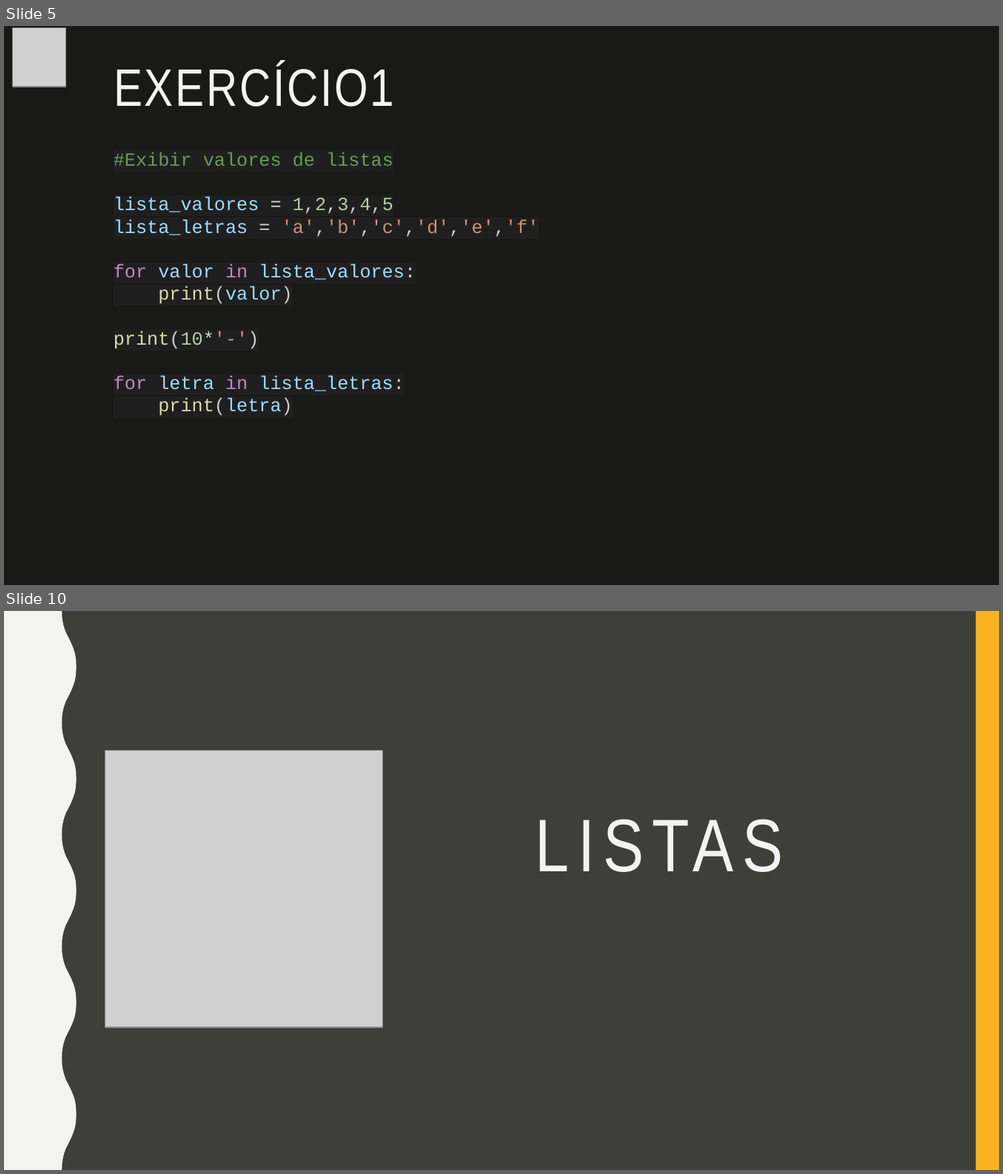
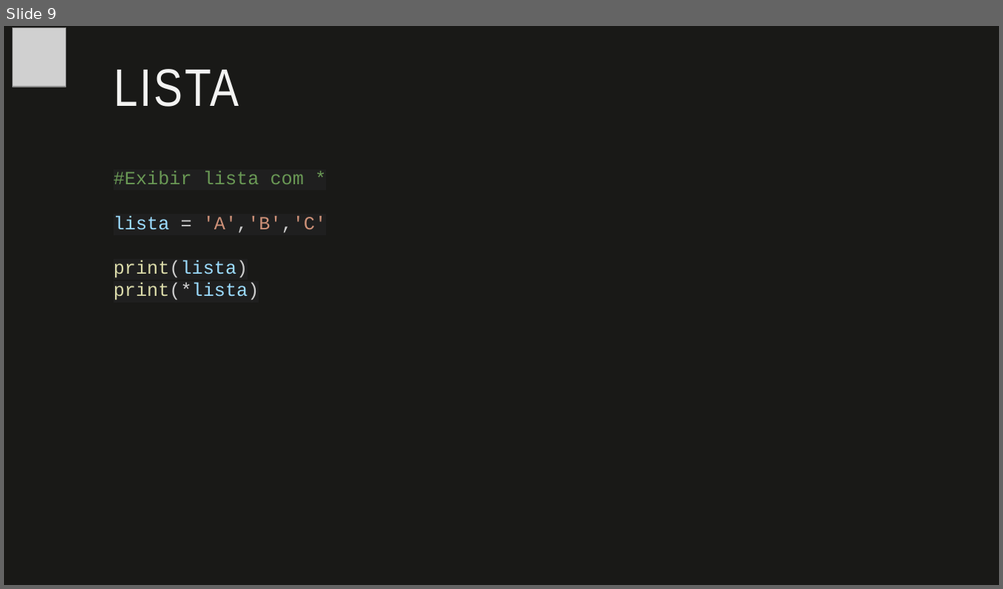
Before and after one commit to fabio-sudo/PythonCurso, a slide deck: Python_Dev/Material Python/9 - Metodos Uteis em Python.pptx. Shown one above the other, each under a label of ours: slides 5 and 10 before the commit, slide 9 after it; the slides between them are not shown. The pictures are 1003x1174 and 1003x589 pixels, drawn with LibreOffice and Linux fonts; fonts in the diff are those of the drawing; grey boxes stand for pictures. Boxes give left, top, right and bottom in pixels: in the first picture for what was removed or moved away, otherwise in the second. Text is boxed around its words. In the diff, an @@ line names an element or a change of style, - is before the commit and + after.

```diff
--- a/Python_Dev/Material Python/9 - Metodos Uteis em Python.pptx
+++ b/Python_Dev/Material Python/9 - Metodos Uteis em Python.pptx
@@ slide 10 removed at [4, 611, 999, 1170], background #3F3F3A @@
@@ rectangle removed at [4, 611, 27, 1170] @@
@@ rectangle removed at [4, 611, 999, 1170] @@
@@ freeform shape removed at [4, 611, 77, 1170] @@
@@ rectangle removed at [976, 611, 999, 1170] @@
@@ title removed at [382, 712, 936, 983] @@
-LISTAS
@@ picture removed at [105, 751, 383, 1028] @@
@@ what was slide 5 is now slide 9 @@
@@ slide 9 changed as well @@
@@ title at [114, 69, 239, 107]: text changed @@
-EXERCÍCIO1
+LISTA
@@ text removed at [114, 153, 539, 416] @@
-#Exibir valores de listas
-lista_valores = 1,2,3,4,5
-lista_letras = 'a','b','c','d','e','f'
-for valor in lista_valores:
-print(valor)
-print(10*'-')
-for letra in lista_letras:
-print(letra)
@@ text added at [114, 171, 326, 301], 18 pt, text #6A9955 @@
+#Exibir lista com *
+lista = 'A','B','C'
+print(lista)
+print(*lista)
```
Also in this commit, not shown: 11 slides added, 21 other slides removed, 8 other files.
